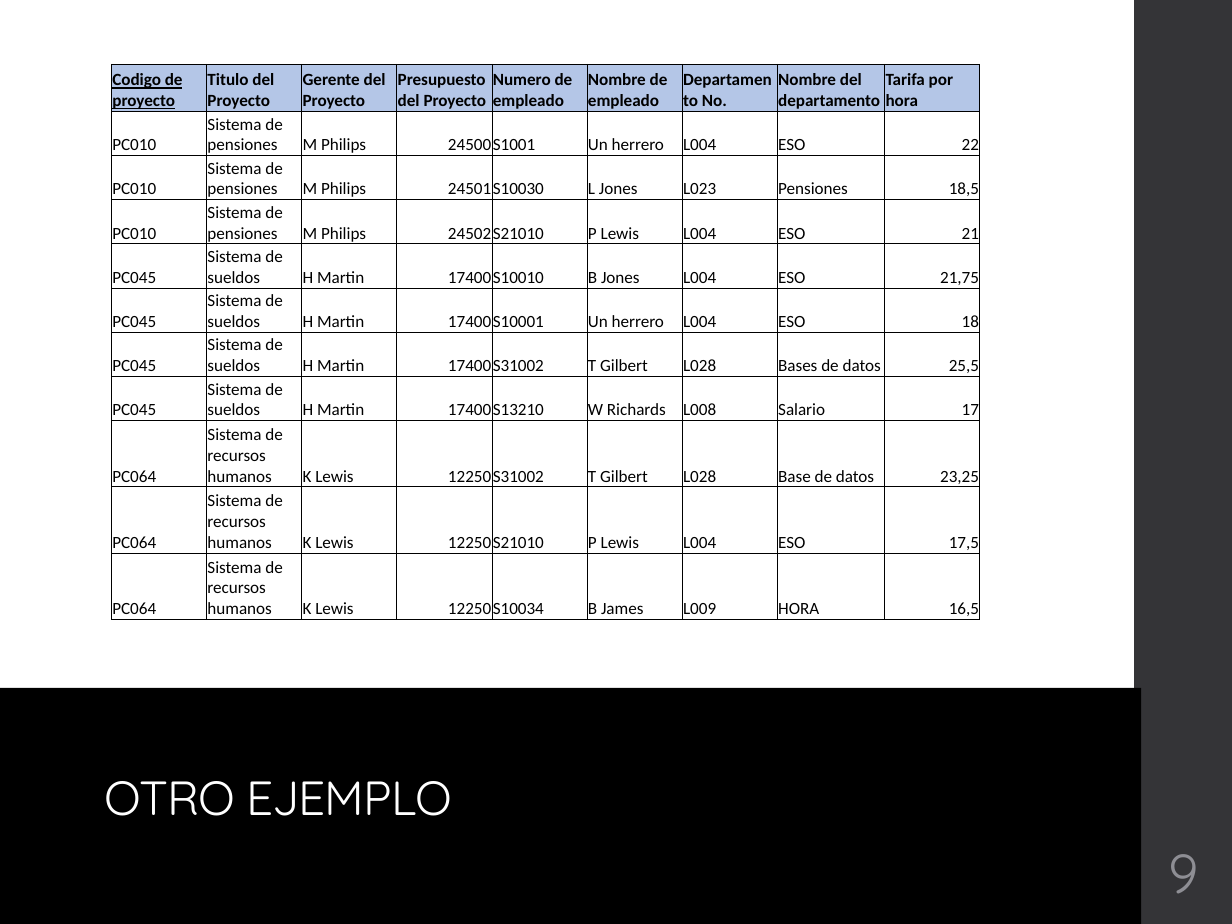
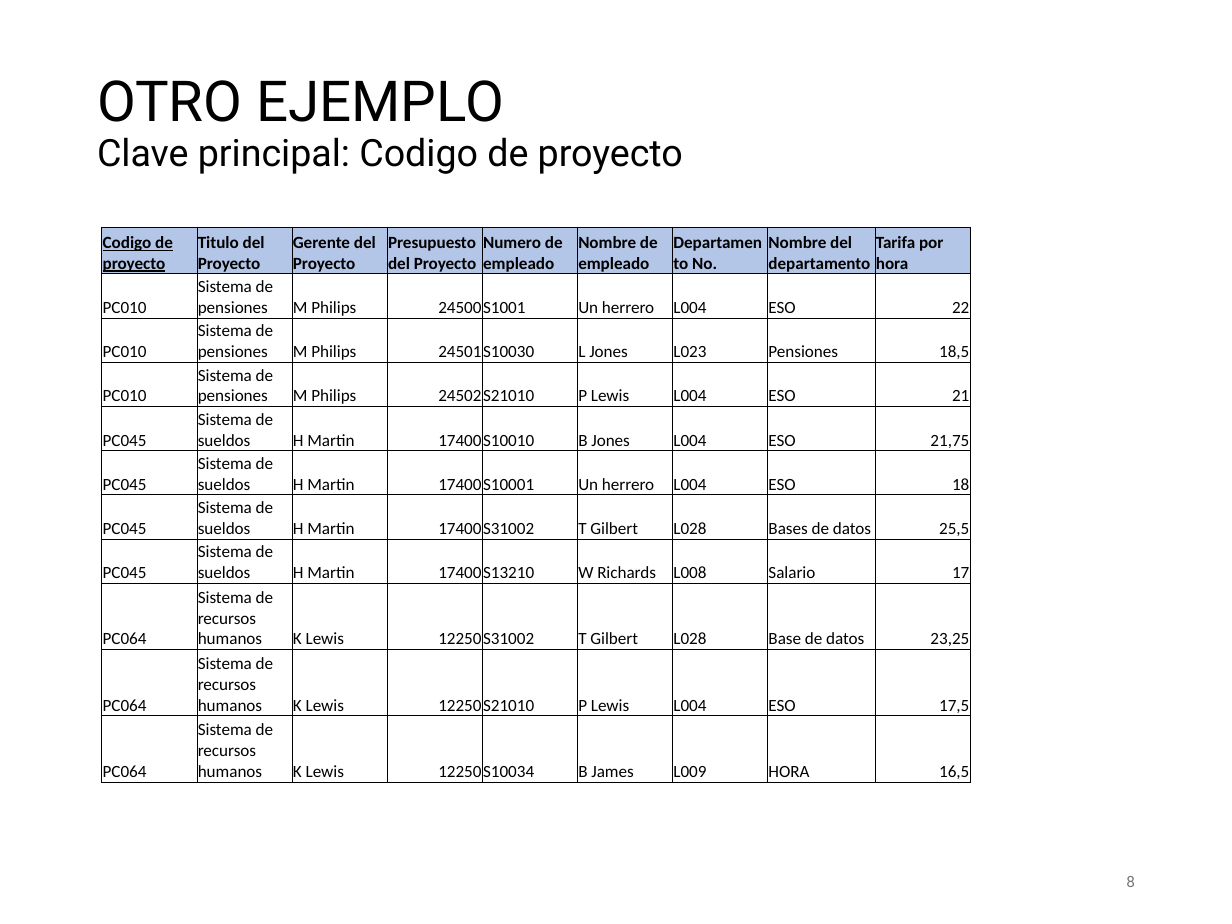
Before and after one commit to NuriaCelis/GBD2425, a slide deck: slide 8 of Tema2/EJEMPLOS NORMALIZACION.pptx (slide 9 before the commit). Drawn at 1232x924 pixels with LibreOffice and Linux fonts; fonts in the diff are those of the drawing. Boxes give left, top, right and bottom in pixels: in the first picture for what was removed or moved away, otherwise in the second. Text is boxed around its words. In the diff, an @@ line names an element or a change of style, - is before the commit and + after.

```diff
--- a/Tema2/EJEMPLOS NORMALIZACION.pptx
+++ b/Tema2/EJEMPLOS NORMALIZACION.pptx
@@ rectangle removed at (1135,0,1232,924) @@
@@ title at (97,80,683,174): text changed; size 28 to 22 pt; font Quicksand to Roboto; text colour #FFFFFF to #000000 @@
-OTRO EJEMPLO
+OTRO EJEMPLO
+Clave principal: Codigo de proyecto
@@ table: place and size @@
-table at (112,64,978,620)
+table at (102,227,968,783)
@@ rectangle removed at (0,687,1141,924) @@
@@ page number removed at (1168,854,1198,894) @@
-9
@@ page number added at (1126,876,1135,887), 9 pt, text #797979 @@
+8
```
Also in this commit, not shown: 9 other slides changed, 1 slide added, 2 slides removed, 1 other file.
